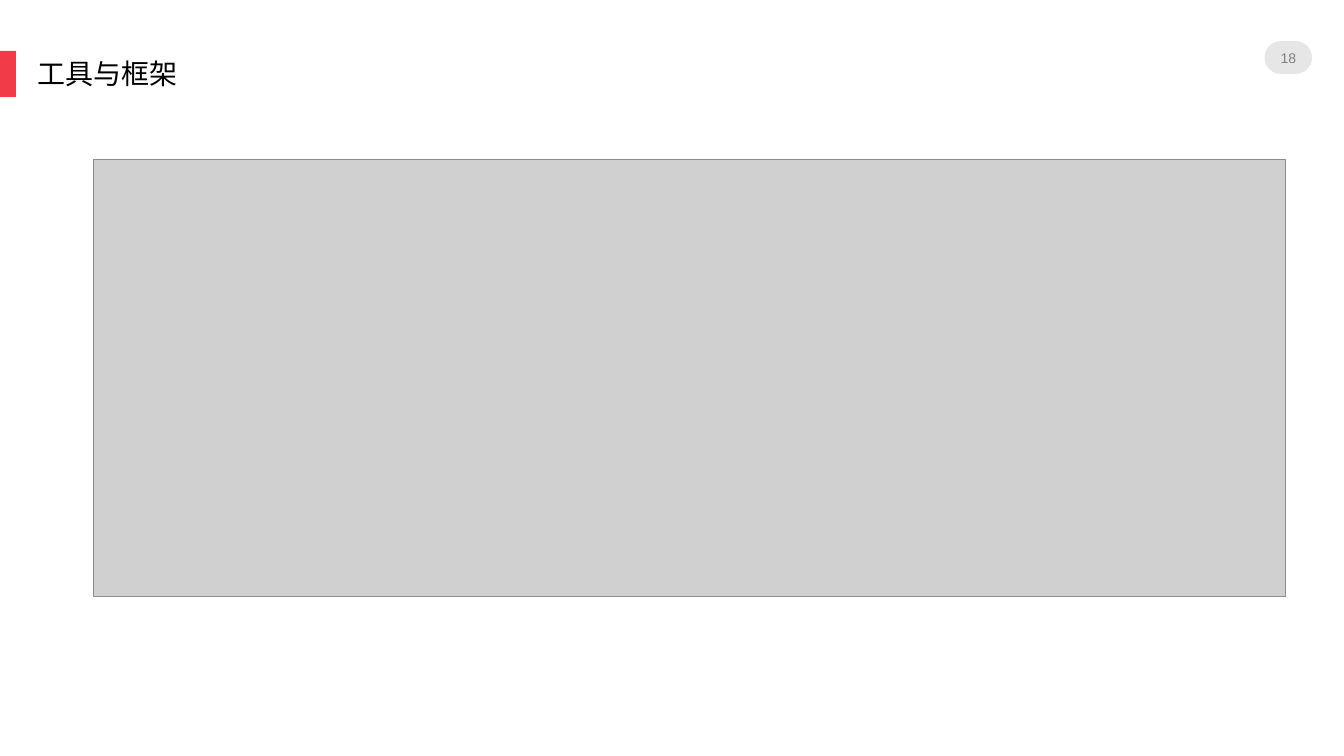
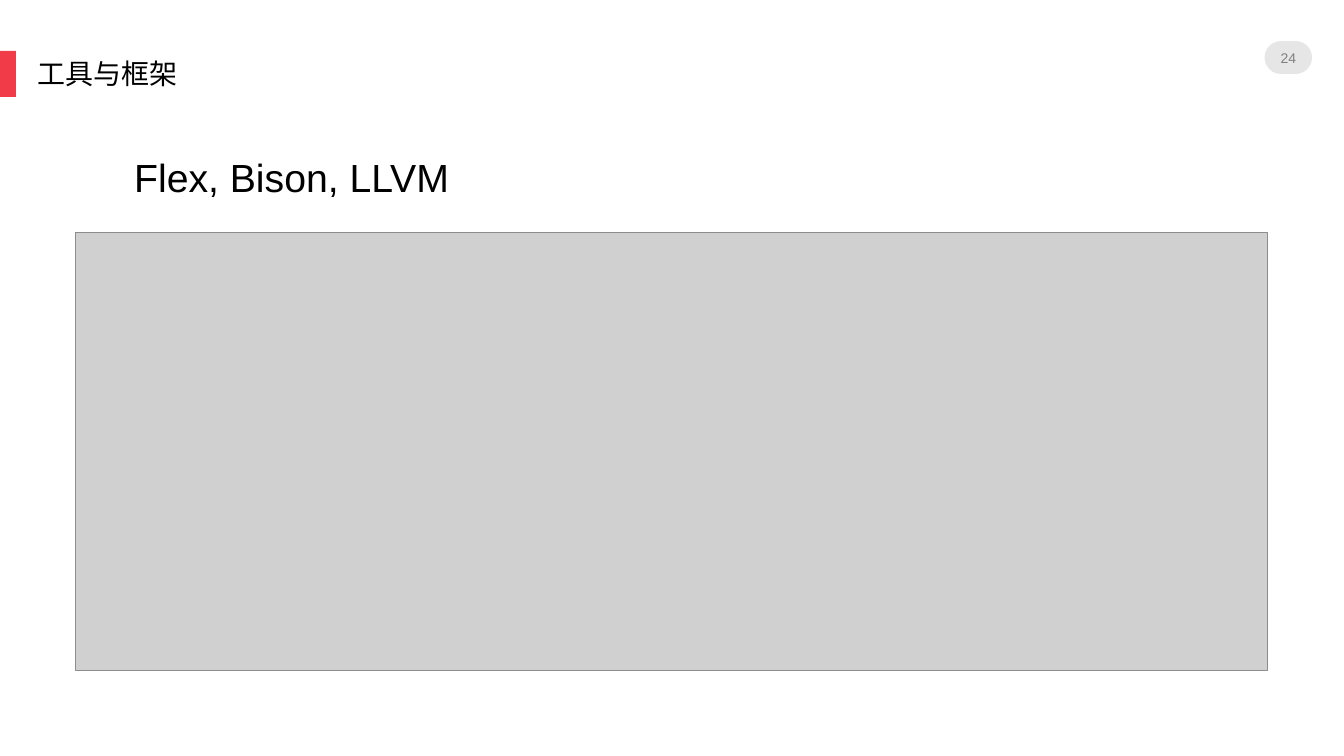
Before and after one commit to Skyminers/SkyCompiler, a slide deck: slide 24 of doc/SkyCompiler.pptx (slide 18 before the commit). Drawn at 1344x756 pixels with LibreOffice and Linux fonts; fonts in the diff are those of the drawing; grey boxes stand for pictures; background and template pictures are left out. Boxes give left, top, right and bottom in pixels: in the first picture for what was removed or moved away, otherwise in the second. Text is boxed around its words. In the diff, an @@ line names an element or a change of style, - is before the commit and + after.

```diff
--- a/doc/SkyCompiler.pptx
+++ b/doc/SkyCompiler.pptx
@@ page number at [1281, 53, 1297, 63]: text changed @@
-18
+24
@@ text added at [134, 163, 449, 197], 28 pt, text #000000 @@
+Flex, Bison, LLVM
@@ picture: place and size @@
-picture at [93, 159, 1286, 597]
+picture at [76, 233, 1268, 670]
```
Also in this commit, not shown: 7 other slides changed, 8 slides added.
